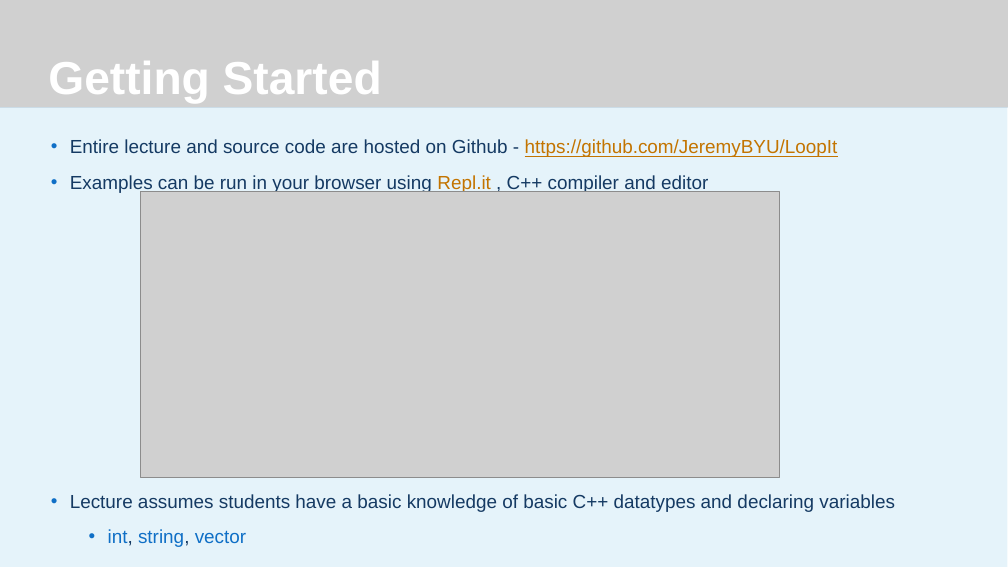
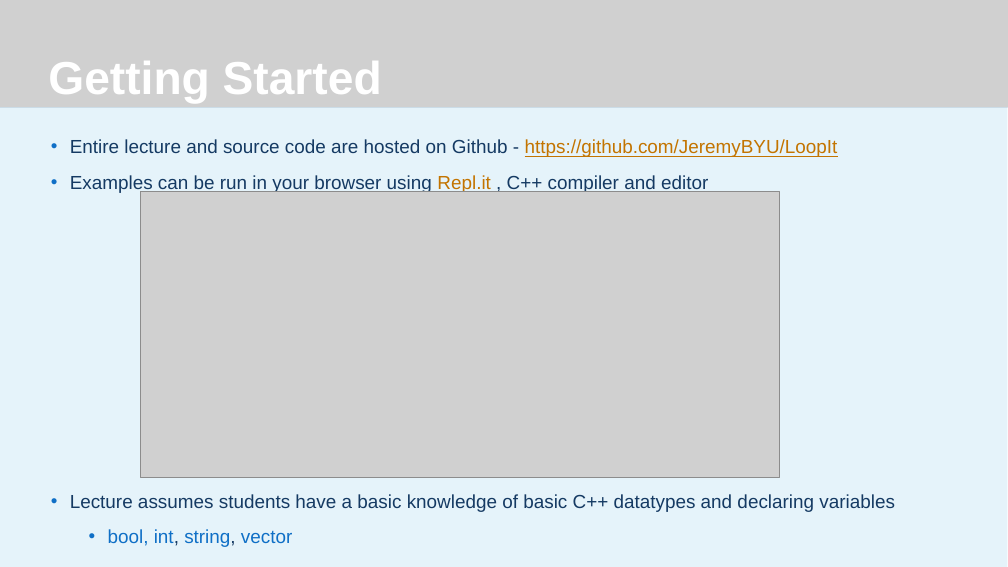
Before and after one commit to JeremyBYU/LoopIt, a slide deck: slide 3 of Lecture/LoopIt.pptx. Drawn at 1008x567 pixels with LibreOffice and Linux fonts; fonts in the diff are those of the drawing; grey boxes stand for pictures; background and template pictures are left out. Boxes give left, top, right and bottom in pixels: in the first picture for what was removed or moved away, otherwise in the second. Text is boxed around its words. In the diff, an @@ line names an element or a change of style, - is before the commit and + after.

```diff
--- a/Lecture/LoopIt.pptx
+++ b/Lecture/LoopIt.pptx
@@ text at [108,529,292,547]: text changed @@
-  • int, string, vector
+  • bool, int, string, vector
```
Also in this commit, not shown: 9 other slides changed, 2 slides added.
